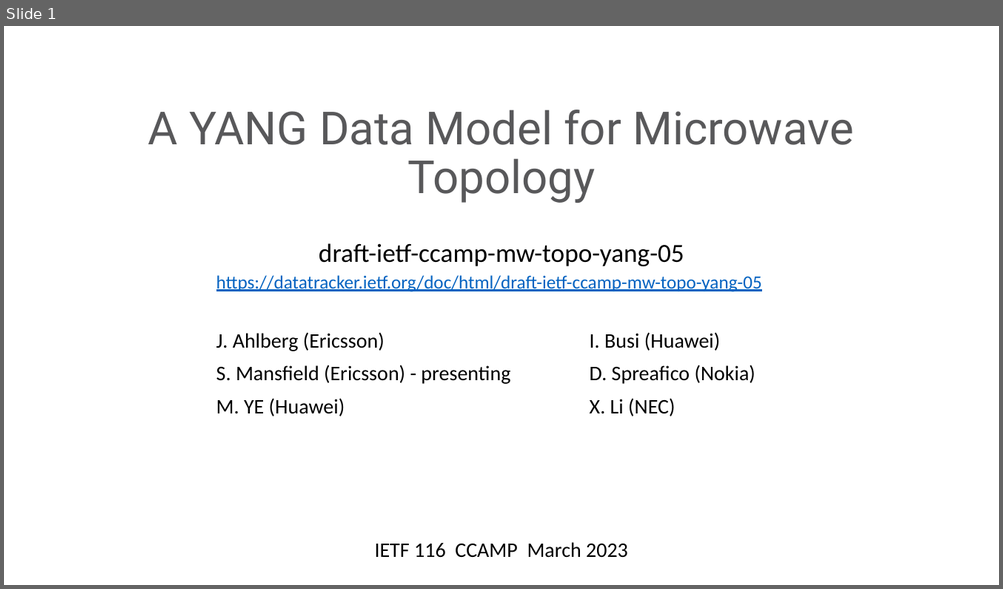
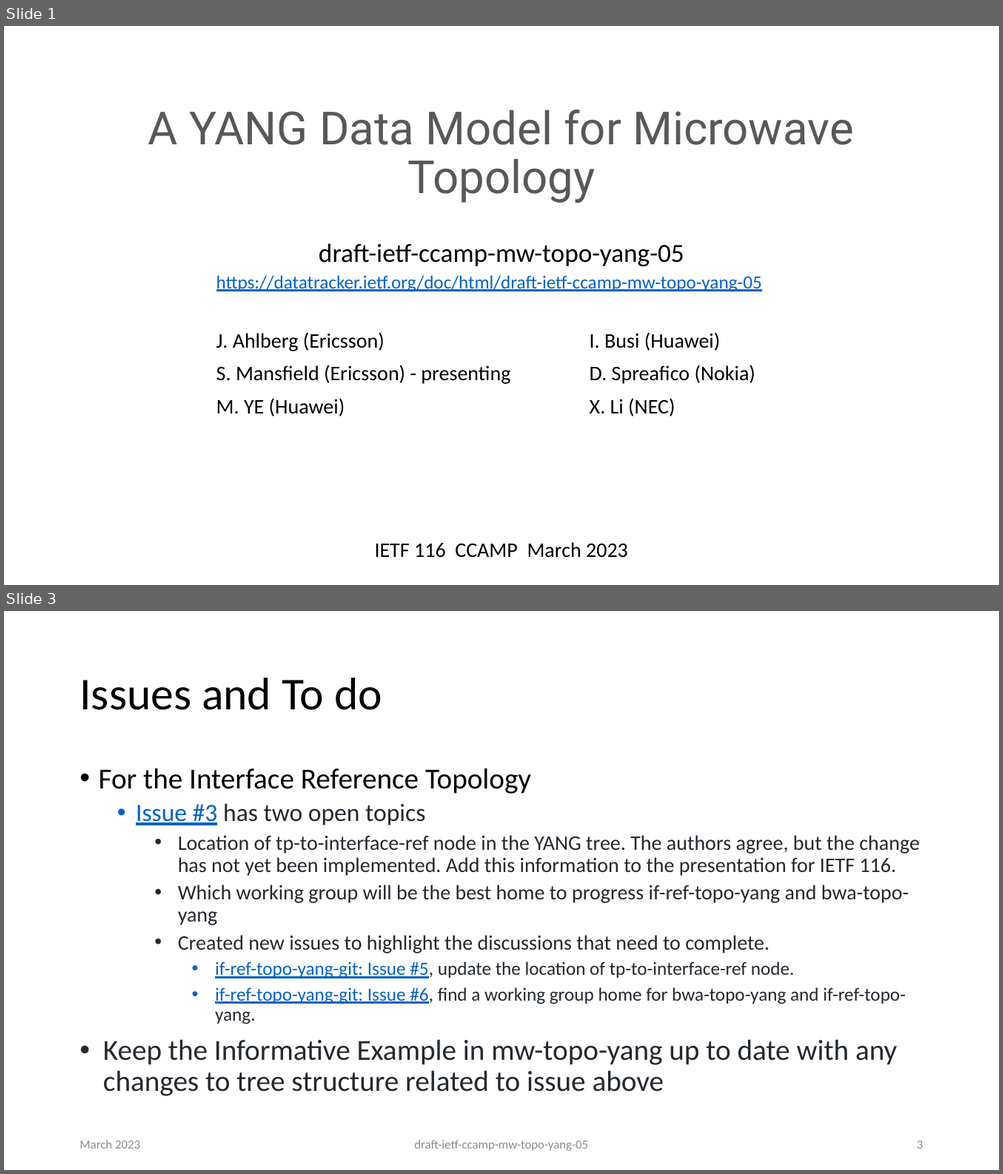
Before and after one commit to ietf-ccamp-wg/draft-ietf-ccamp-mw-topo-yang, a slide deck: presentations/IETF 116 - YANG Data Model for Microwave Topology-05-v01.pptx. Shown one above the other, each under a label of ours: slide 1 before the commit, slides 1 and 3 after it; the slides between them are not shown. The pictures are 1003x589 and 1003x1174 pixels, drawn with LibreOffice and Linux fonts; fonts in the diff are those of the drawing. Boxes give left, top, right and bottom in pixels: in the first picture for what was removed or moved away, otherwise in the second. Text is boxed around its words. In the diff, an @@ line names an element or a change of style, - is before the commit and + after.

Commit message:
Updated presentation for IETF 116

```diff
--- a/presentations/IETF 116 - YANG Data Model for Microwave Topology-05-v01.pptx
+++ b/presentations/IETF 116 - YANG Data Model for Microwave Topology-05-v01.pptx
@@ slide 3 added at (x1=4, y1=611, x2=999, y2=1170), background #FFFFFF @@
@@ title added at (x1=79, y1=678, x2=382, y2=710), 44 pt, text #000000 @@
+Issues and To do
@@ text added at (x1=99, y1=768, x2=919, y2=1096), 20 pt, text #24292F @@
+• For the Interface Reference Topology
+  • Issue #3 has two open topics
+    • Location of tp-to-interface-ref node in the YANG tree. The authors agree, but the change has not yet been implemented. Add this information to the presentation for IETF 116.
+    • Which working group will be the best home to progress if-ref-topo-yang and bwa-topo-yang
+    • Created new issues to highlight the discussions that need to complete.
+      • if-ref-topo-yang-git: Issue #5, update the location of tp-to-interface-ref node.
+      • if-ref-topo-yang-git: Issue #6, find a working group home for bwa-topo-yang and if-ref-topo-yang.
+• Keep the Informative Example in mw-topo-yang up to date with any changes to tree structure related to issue above
@@ text added at (x1=79, y1=1140, x2=140, y2=1149), 12 pt, text #8C8C8C @@
+March 2023
@@ text added at (x1=414, y1=1140, x2=588, y2=1151), 12 pt, text #8C8C8C @@
+draft-ietf-ccamp-mw-topo-yang-05
@@ page number added at (x1=916, y1=1141, x2=922, y2=1149), 12 pt, text #8C8C8C @@
+3
```
Also in this commit, not shown: 2 slides changed, 3 other files.
